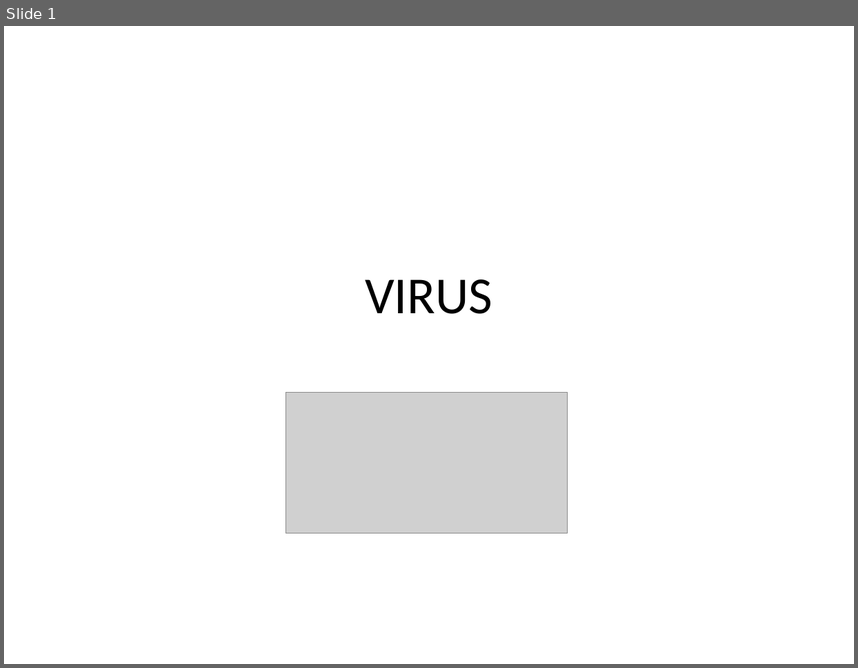
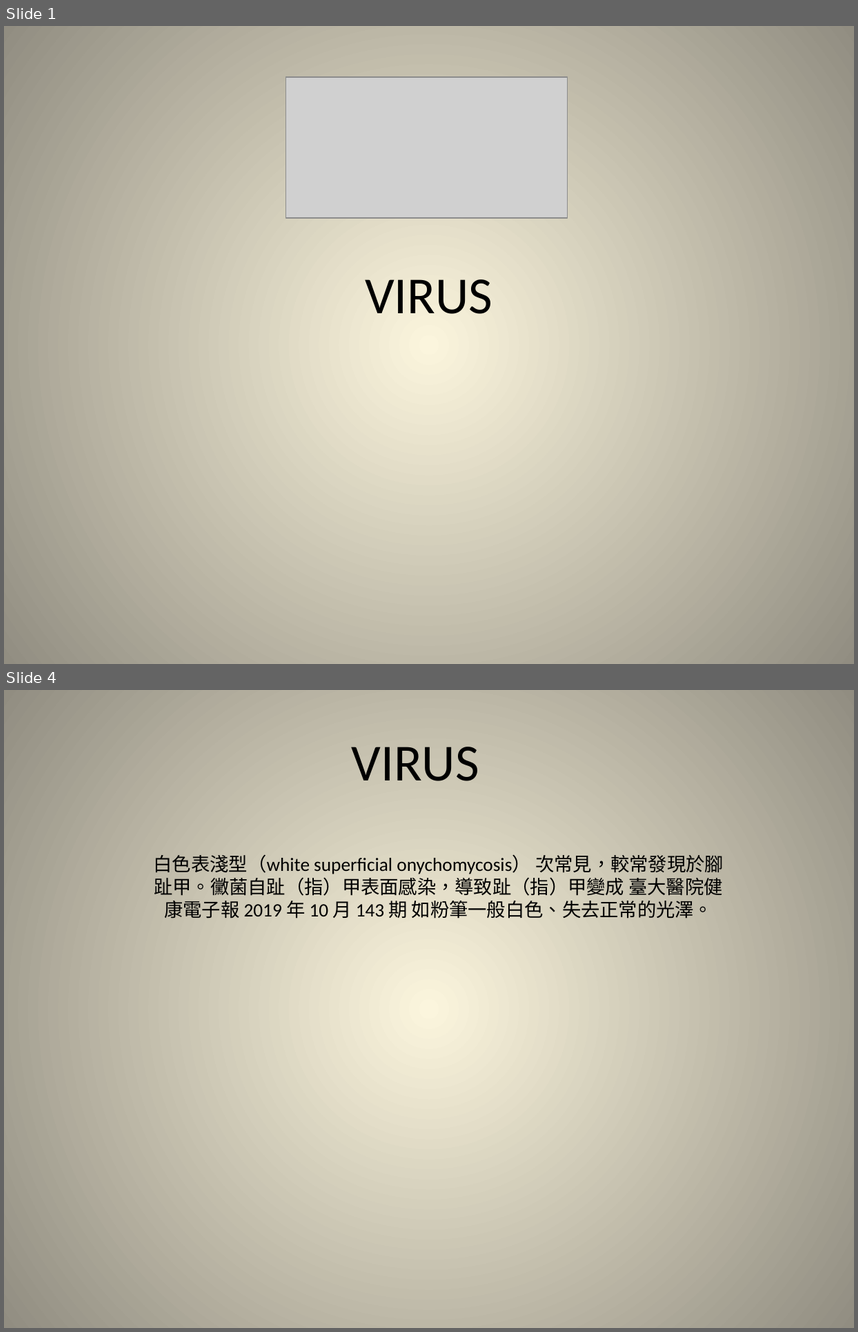
Before and after one commit to kevinlee584/ppt, a slide deck: virus.pptx. Shown one above the other, each under a label of ours: slide 1 before the commit, slides 1 and 4 after it; the slides between them are not shown. The pictures are 858x668 and 858x1332 pixels, drawn with LibreOffice and Linux fonts; fonts in the diff are those of the drawing; grey boxes stand for pictures. Boxes give left, top, right and bottom in pixels: in the first picture for what was removed or moved away, otherwise in the second. Text is boxed around its words. In the diff, an @@ line names an element or a change of style, - is before the commit and + after.

```diff
--- a/virus.pptx
+++ b/virus.pptx
@@ slide 4 added at [4,690,854,1328], background gradient #FCF7DD to #918E81 @@
@@ title added at [351,747,479,781], 44 pt, text #000000 @@
+VIRUS
@@ subtitle added at [154,855,724,918], 16 pt, text #000000 @@
+白色表淺型（white superficial onychomycosis） 次常見，較常發現於腳趾甲。黴菌自趾（指）甲表面感染，導致趾（指）甲變成 臺大醫院健康電子報 2019 年 10 月 143 期 如粉筆一般白色、失去正常的光澤。
@@ slide 1 changed as well @@
@@ background #FFFFFF to gradient #FCF7DD to #918E81 @@
@@ picture: place and size @@
-picture at [286,392,567,534]
+picture at [286,77,567,218]
```
Also in this commit, not shown: 12 other slides added.
